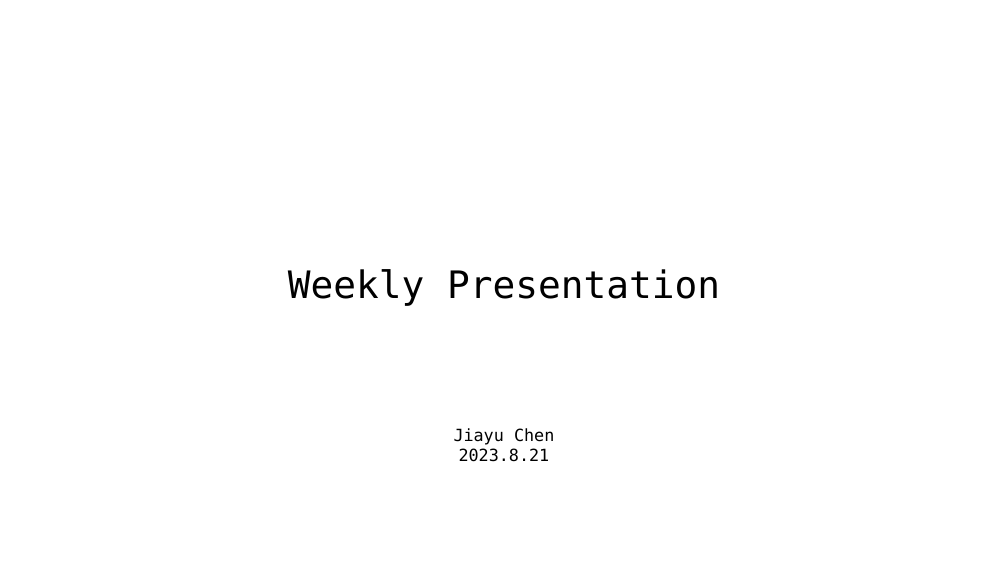
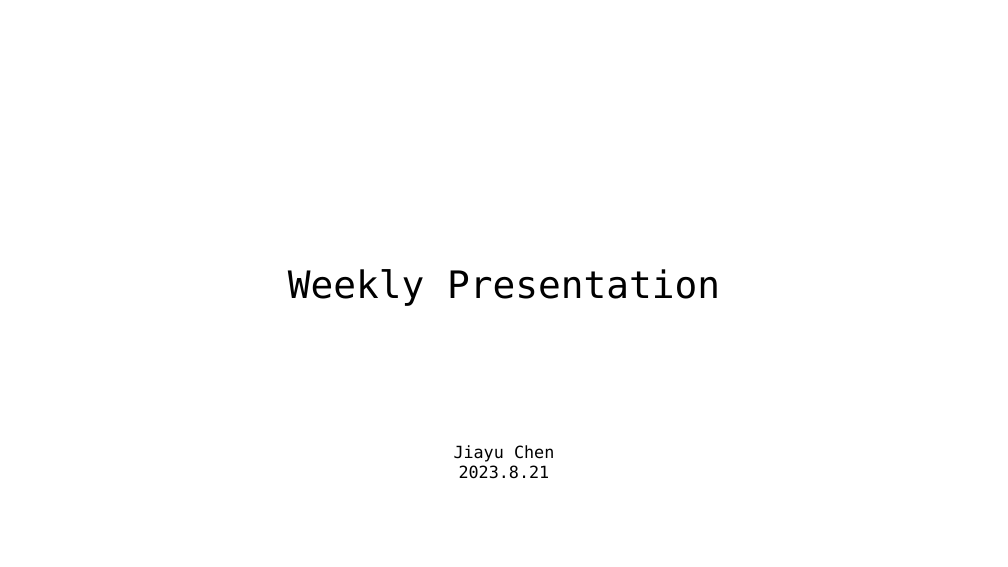
Before and after one commit to A-Big-Tortoise/Presentation, a slide deck: slide 1 of Presentation_821_JiayuChen.pptx. Drawn at 1008x567 pixels with LibreOffice and Linux fonts; fonts in the diff are those of the drawing. Boxes give left, top, right and bottom in pixels: in the first picture for what was removed or moved away, otherwise in the second. Text is boxed around its words. In the diff, an @@ line names an element or a change of style, - is before the commit and + after.

```diff
--- a/Presentation_821_JiayuChen.pptx
+++ b/Presentation_821_JiayuChen.pptx
@@ text "Jiayu Chen": place and size @@
-text "Jiayu Chen" at (454, 428, 554, 462)
+text "Jiayu Chen" at (454, 445, 554, 479)
```
Also in this commit, not shown: 4 other slides changed, 8 slides added, 1 slide removed.
